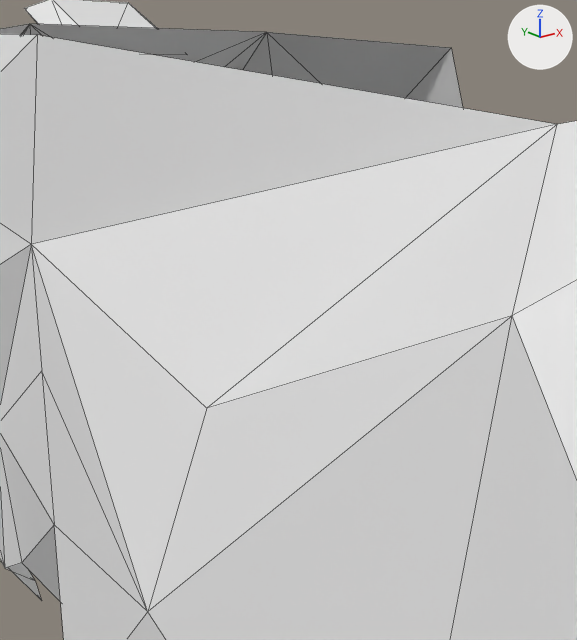
The OBJ model baaahs-model.obj as it was, and as the next commit left it.
Both versions are drawn from a 50 mm lens placed at (-283.2, -357.0, 182.7), pointed at (-204.4, -258.5, 143.2). The lights are fixed; the arrows at upper right show +X, +Y and +Z. Mesh edges are drawn as thin lines. Where no turn or scale is listed for an object, it has been applied to the vertices.

In view in the first picture: '11P', '12P', '13P', '15P', '16P', '19AP', '19BP', '20P', '21P', '24D', '26P', 'R1'.
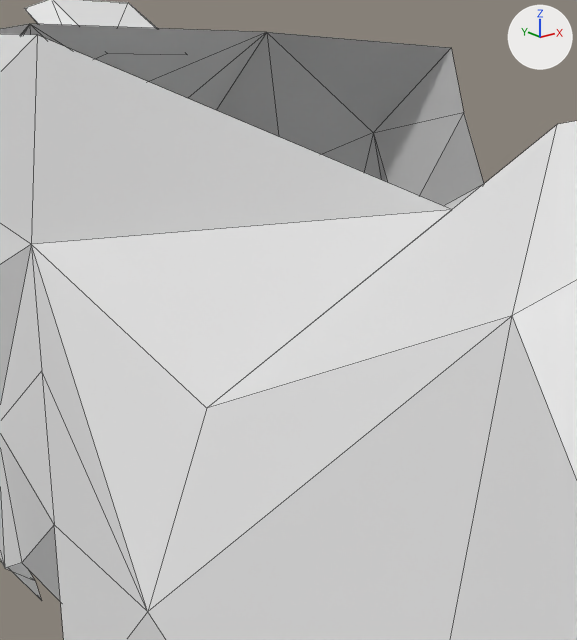
Boxes (x1, y1, x2, y2) around the edits, measured in the pictures (577 x 640 px):
'19AP', reshaped (20% narrower): before (31, 35, 556, 244); after (31, 35, 452, 244)
'19BP', reshaped (20% narrower, 30% shorter): before (31, 124, 557, 408); after (31, 210, 451, 408)
'26D', unchanged, uncovered by the edit: after (373, 113, 484, 206)
'32D', unchanged, uncovered by the edit: before (267, 32, 321, 84); after (267, 32, 373, 155)
'R2D', unchanged, uncovered by the edit: before (197, 32, 267, 70); after (149, 32, 267, 110)
'39D', unchanged, uncovered by the edit: before (243, 33, 272, 75); after (217, 33, 279, 137)

The change, as a diff of the scene's bpy script:
```diff
--- a/baaahs-model.obj.py
+++ b/baaahs-model.obj.py
@@ me_19ap @@
 me_19ap.from_pydata(...)  # 3 vertices, 1 face; spans x -215.8..-203.8, y -305.0..-177.5, z 144.0..189.7
 # used by ob_19ap; location = (0.0, 0.0, 0.0)
-me_19ap.vertices[0].co = (-203.8, -305.0, 176.9)  # pixel (557, 124)
+# me_19ap part 1
+me_19ap.vertices[0].co = (-209.9, -296.0, 167.0)  # pixel (452, 209)
@@ me_19bp @@
 me_19bp.from_pydata(...)  # 3 vertices, 1 face; spans x -227.8..-203.8, y -305.0..-177.5, z 137.6..176.9
 # used by ob_19bp; location = (0.0, 0.0, 0.0)
-me_19bp.vertices[0].co = (-203.8, -305.0, 176.9)  # pixel (557, 124)
+# me_19bp part 2
+me_19bp.vertices[0].co = (-209.9, -296.0, 167.0)  # pixel (452, 209)
```
